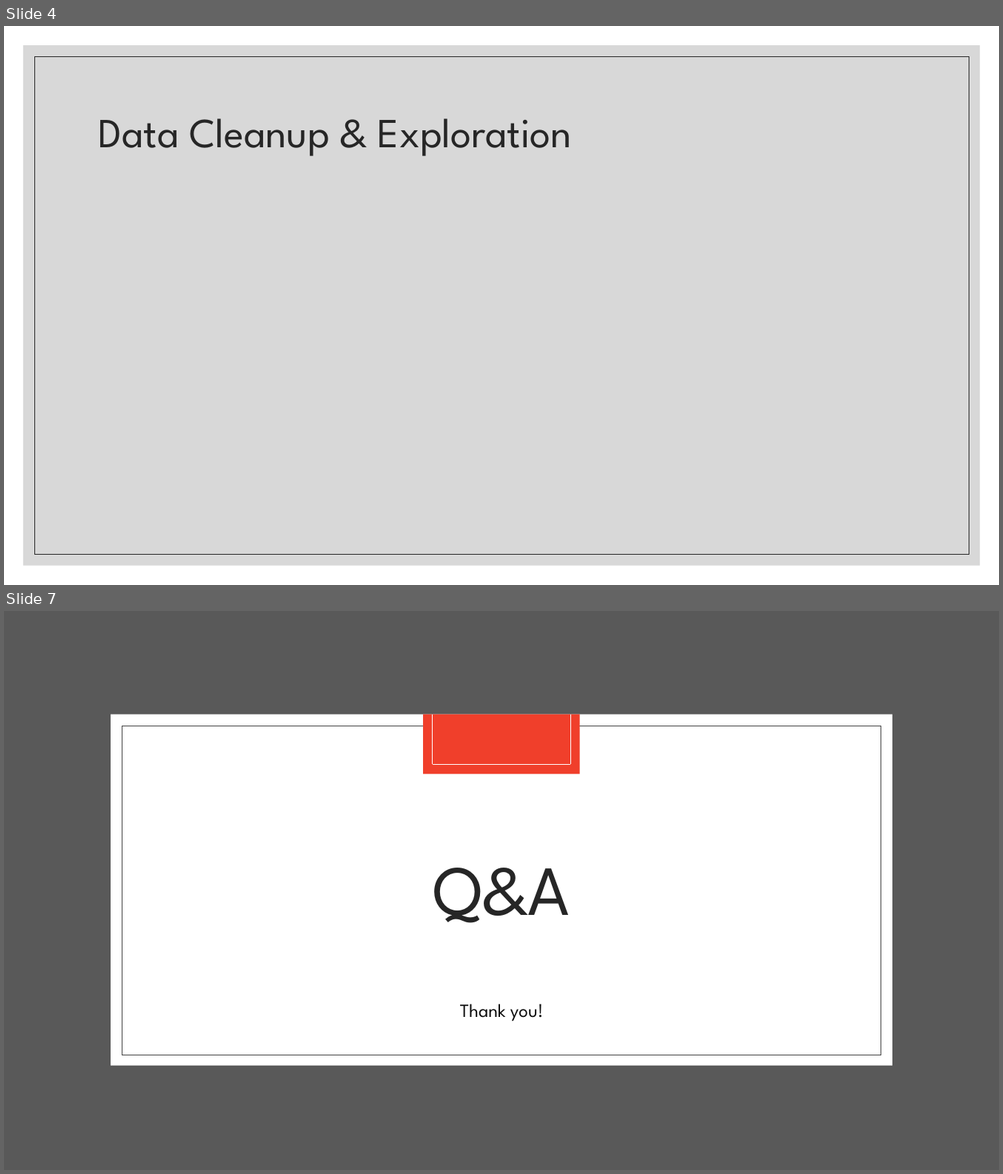
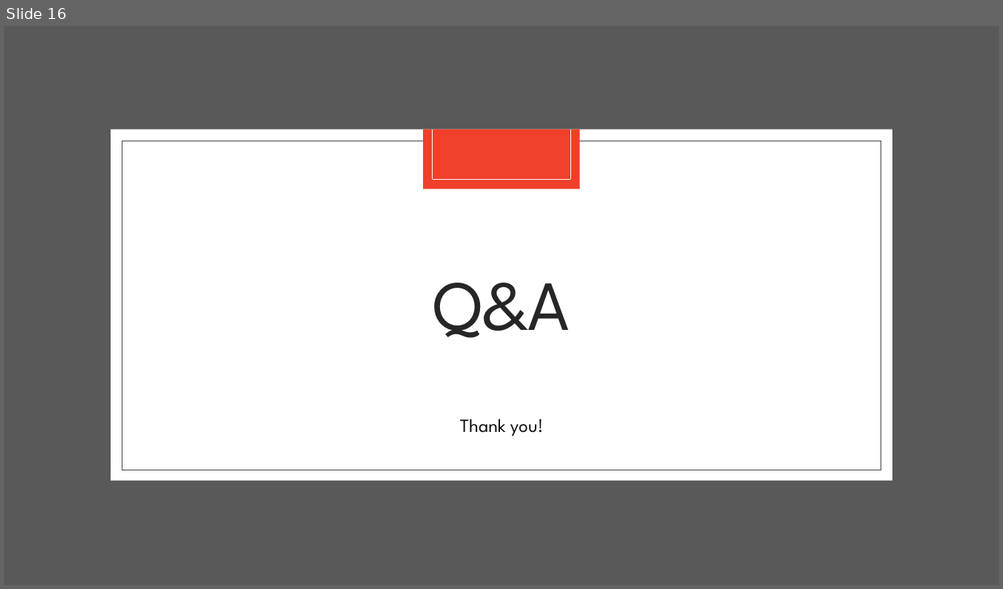
Before and after one commit to yanthedeveloper/Project1, a slide deck: Project 1 Div 101 Updated Slides.pptx. Shown one above the other, each under a label of ours: slides 4 and 7 before the commit, slide 16 after it; the slides between them are not shown. The pictures are 1003x1174 and 1003x589 pixels, drawn with LibreOffice and Linux fonts; fonts in the diff are those of the drawing. Boxes give left, top, right and bottom in pixels: in the first picture for what was removed or moved away, otherwise in the second. Text is boxed around its words. In the diff, an @@ line names an element or a change of style, - is before the commit and + after.

```diff
--- a/Project 1 Div 101 Updated Slides.pptx
+++ b/Project 1 Div 101 Updated Slides.pptx
@@ slide 4 removed at (4, 26, 999, 585), background #FFFFFF @@
@@ rectangle removed at (23, 45, 980, 566) @@
@@ rectangle removed at (34, 56, 969, 555) @@
@@ title removed at (99, 118, 572, 156) @@
-Data Cleanup & Exploration
@@ what was slide 7 is now slide 16 @@
```
Also in this commit, not shown: 2 slides changed, 16 slides added, 2 other slides removed, 1 other file.
